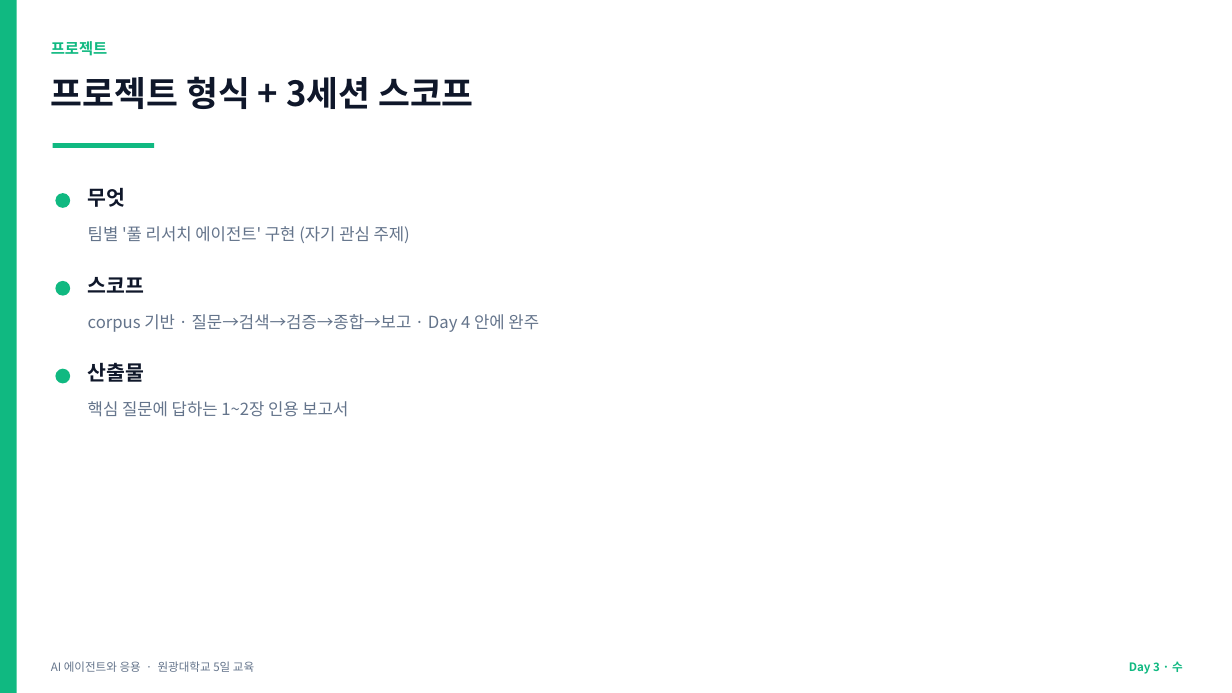
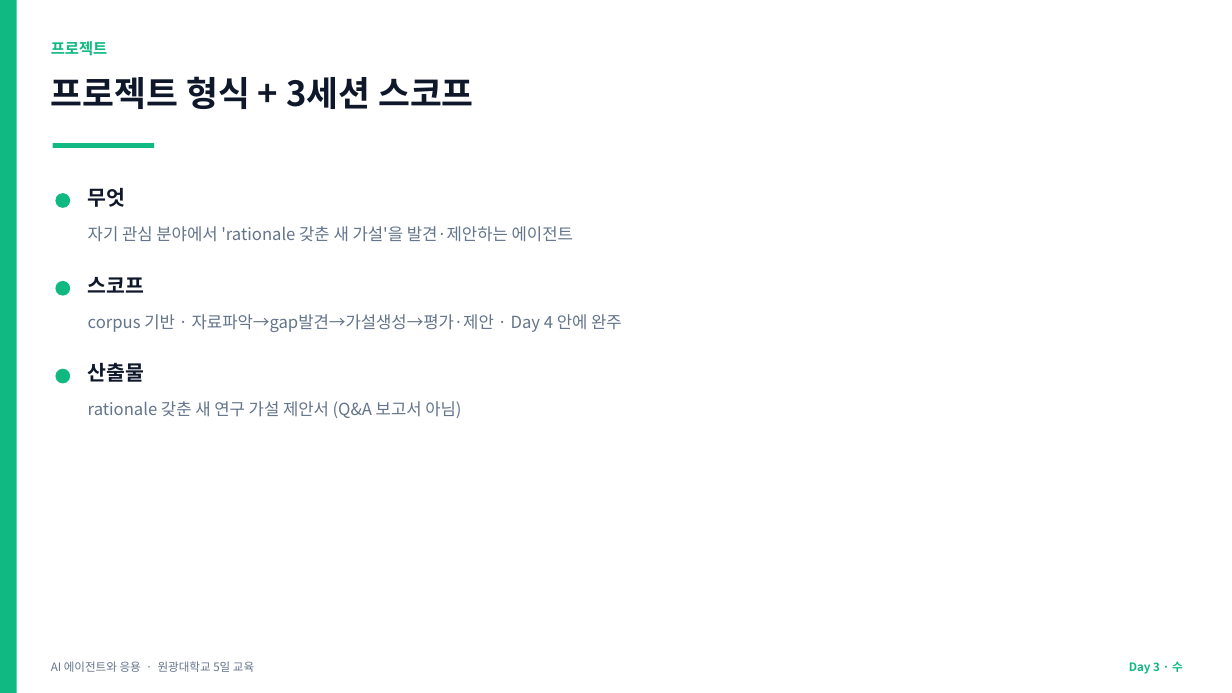
Before and after one commit to jyshin-22/wku-ai-agent-program, a slide deck: slide 22 of slides/day3.pptx. Drawn at 1232x693 pixels with LibreOffice and Linux fonts; fonts in the diff are those of the drawing. Boxes give left, top, right and bottom in pixels: in the first picture for what was removed or moved away, otherwise in the second. Text is boxed around its words. In the diff, an @@ line names an element or a change of style, - is before the commit and + after.

```diff
--- a/slides/day3.pptx
+++ b/slides/day3.pptx
@@ text at bbox=[88, 226, 573, 242]: text changed @@
-팀별 '풀 리서치 에이전트' 구현 (자기 관심 주제)
+자기 관심 분야에서 'rationale 갖춘 새 가설'을 발견·제안하는 에이전트
@@ text at bbox=[88, 314, 622, 332]: text changed @@
-corpus 기반 · 질문→검색→검증→종합→보고 · Day 4 안에 완주
+corpus 기반 · 자료파악→gap발견→가설생성→평가·제안 · Day 4 안에 완주
@@ text at bbox=[88, 401, 461, 418]: text changed @@
-핵심 질문에 답하는 1~2장 인용 보고서
+rationale 갖춘 새 연구 가설 제안서 (Q&A 보고서 아님)
```
Also in this commit, not shown: 4 other slides changed, 18 other files.
